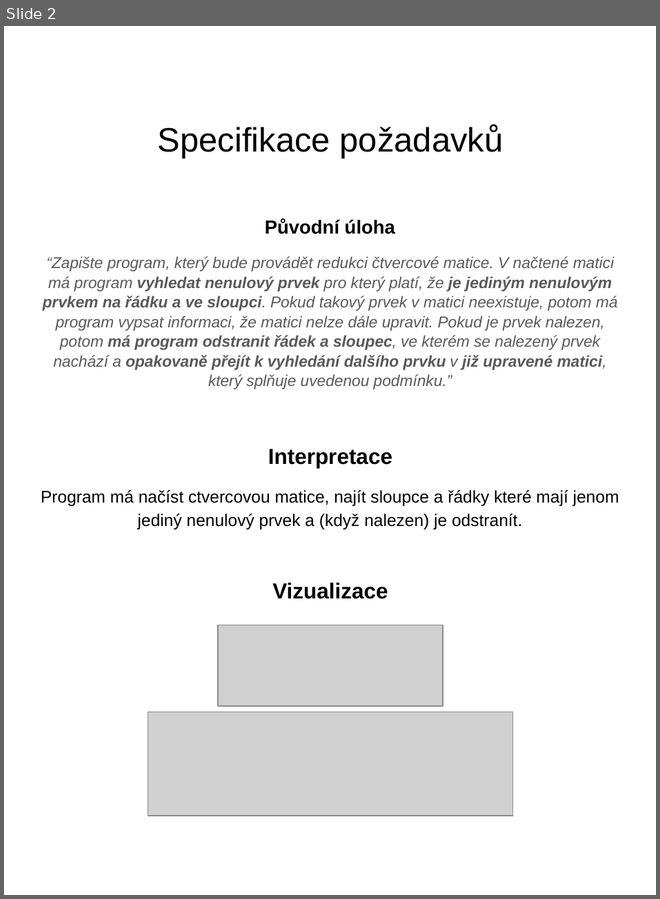
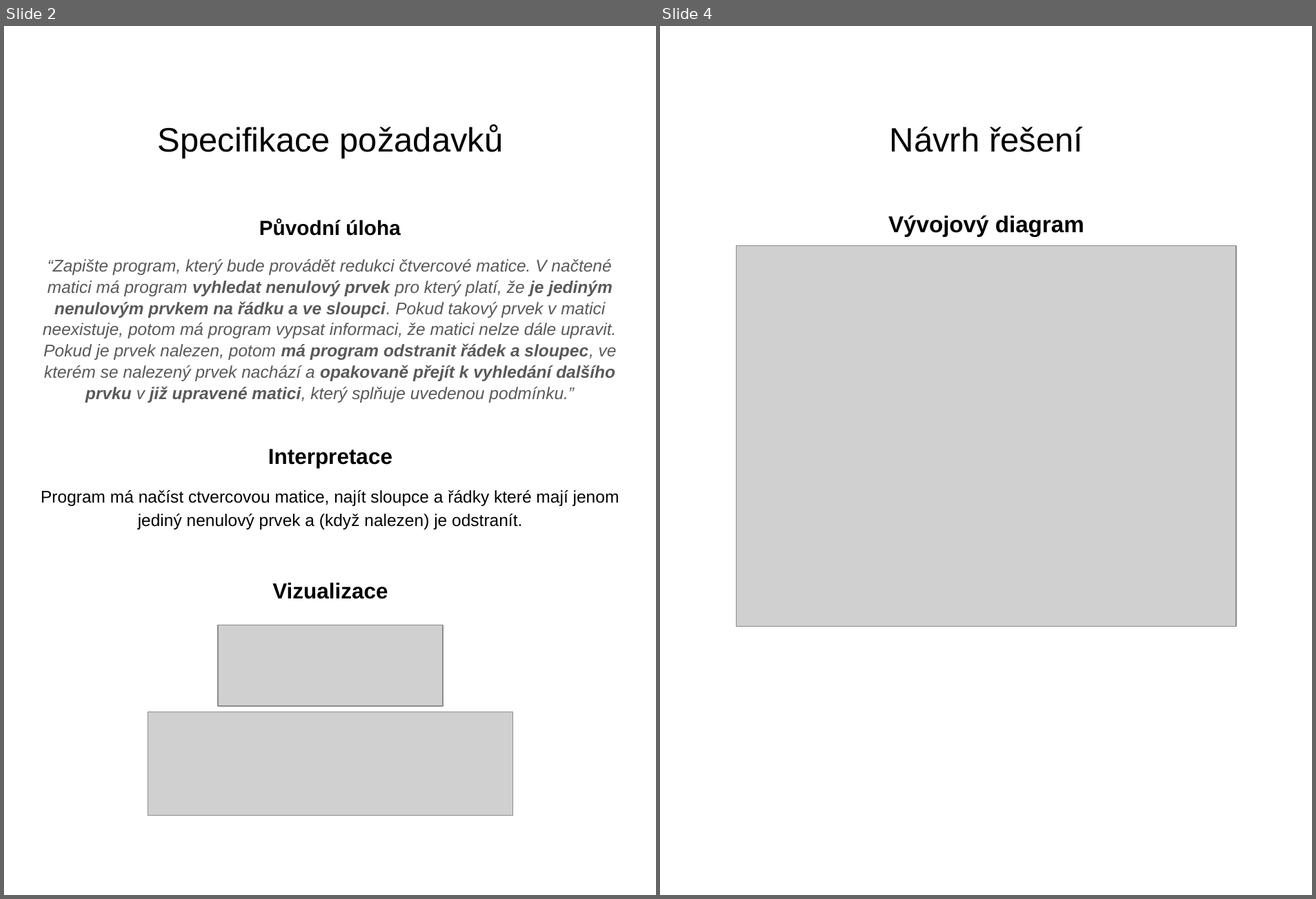
Before and after one commit to dreamscached/24SeminGSemestralProject, a slide deck: doc/src/24SeminGDokumentace.odp. Shown side by side, each under a label of ours: slide 2 before the commit, slides 2 and 4 after it; the slides between them are not shown. The pictures are 660x899 and 1316x899 pixels, drawn with LibreOffice and Linux fonts; fonts in the diff are those of the drawing; grey boxes stand for pictures. Boxes give left, top, right and bottom in pixels: in the first picture for what was removed or moved away, otherwise in the second. Text is boxed around its words. In the diff, an @@ line names an element or a change of style, - is before the commit and + after.

```diff
--- a/doc/src/24SeminGDokumentace.odp
+++ b/doc/src/24SeminGDokumentace.odp
@@ slide 4 added at (x1=660, y1=26, x2=1312, y2=895), background #FFFFFF @@
@@ text added at (x1=890, y1=127, x2=1083, y2=152), 28 pt, text #000000 @@
+Návrh řešení
@@ text added at (x1=888, y1=215, x2=1084, y2=237), 19 pt, text #000000, bold @@
+Vývojový diagram
@@ picture added at (x1=737, y1=246, x2=1236, y2=627) @@
@@ slide 2 changed as well @@
@@ text "Původní úloha" at (x1=43, y1=219, x2=617, y2=403): size 15.7 to 17 pt in "Původní úloha"; size 12.9 to 14 pt; less space between paragraphs @@
```
Also in this commit, not shown: 5 other slides changed, 2 other slides added, 1 other file.
